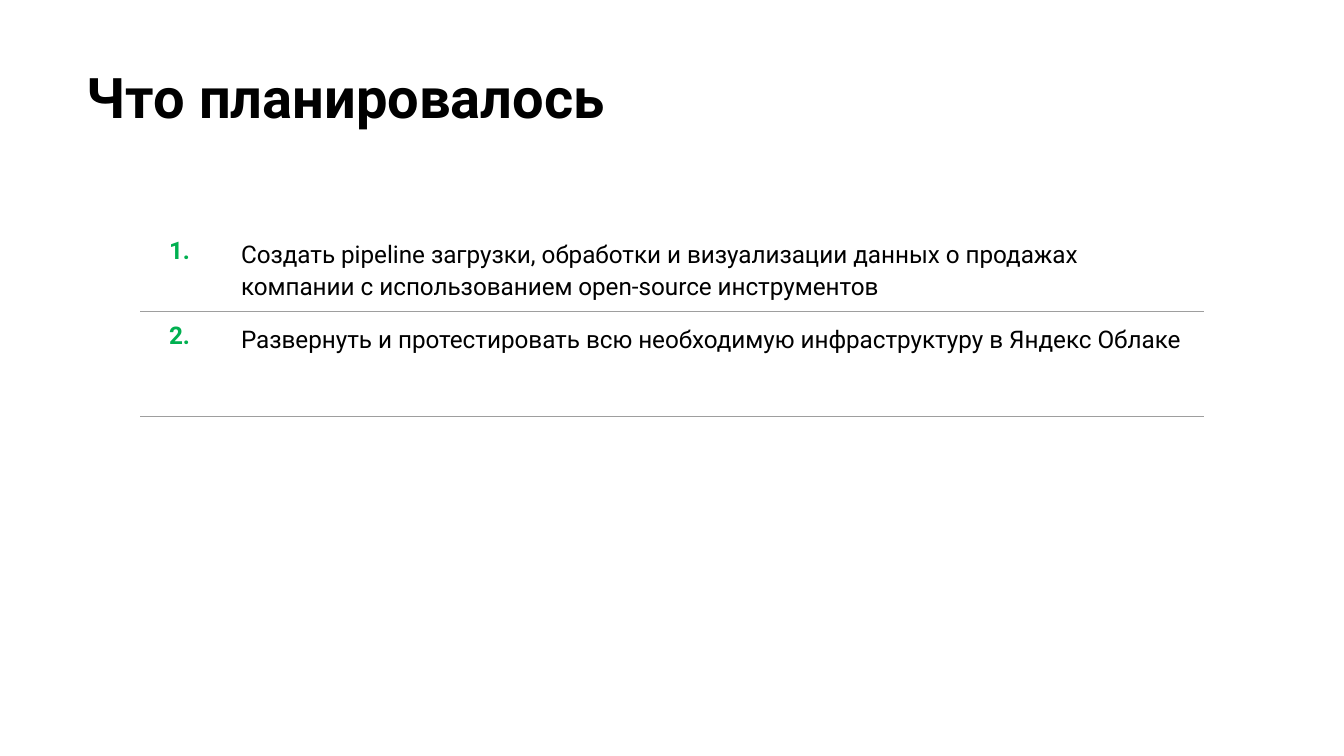
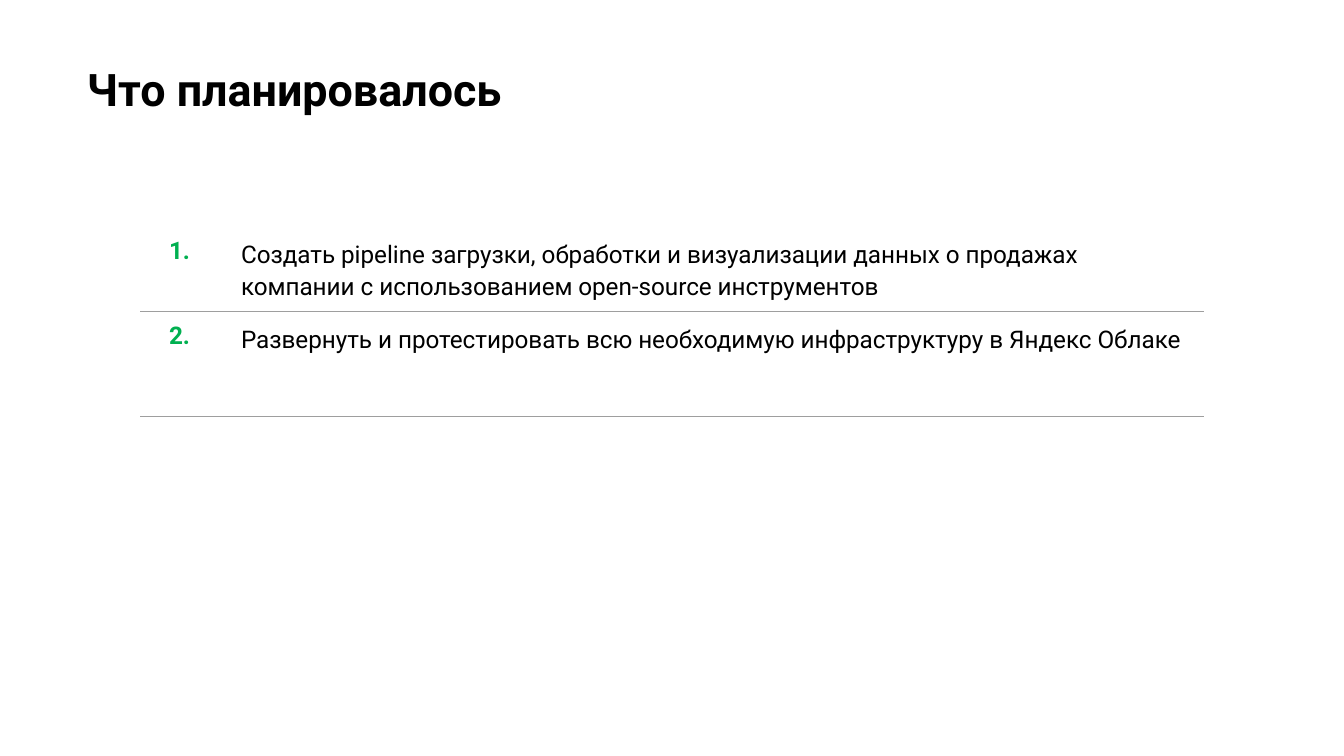
Before and after one commit to Mishganio/Greenplum_UDF, a slide deck: slide 5 of Slurm.pptx. Drawn at 1344x756 pixels with LibreOffice and Linux fonts; fonts in the diff are those of the drawing. Boxes give left, top, right and bottom in pixels: in the first picture for what was removed or moved away, otherwise in the second. Text is boxed around its words. In the diff, an @@ line names an element or a change of style, - is before the commit and + after.

```diff
--- a/Slurm.pptx
+++ b/Slurm.pptx
@@ title "Что планировалось" at (x1=87, y1=74, x2=502, y2=115): size 30 to 24 pt @@
```
Also in this commit, not shown: 11 other slides changed.
